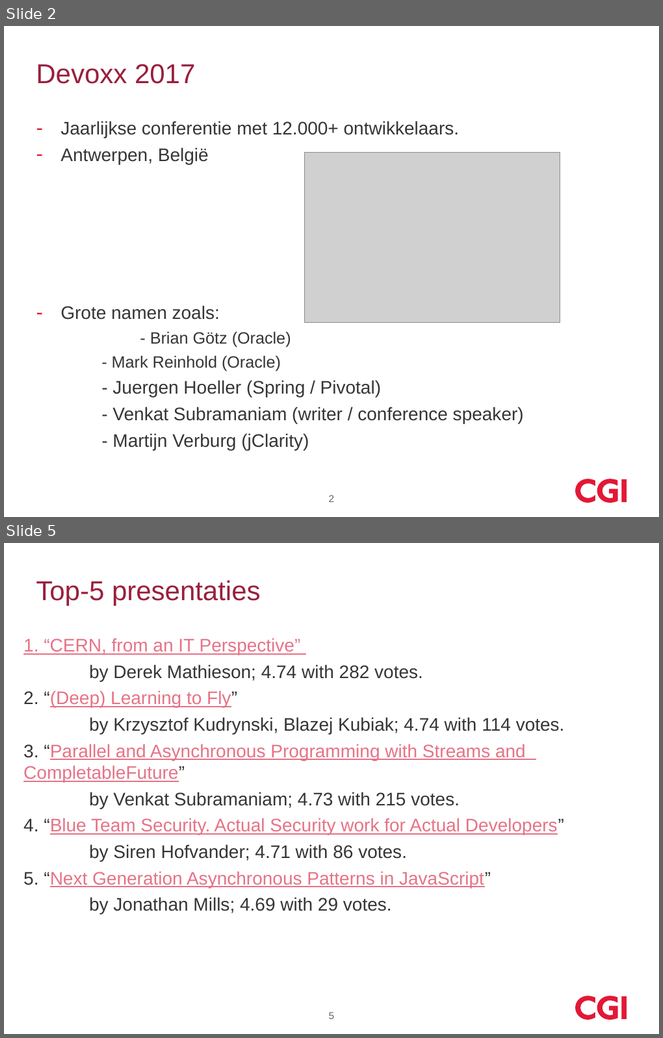
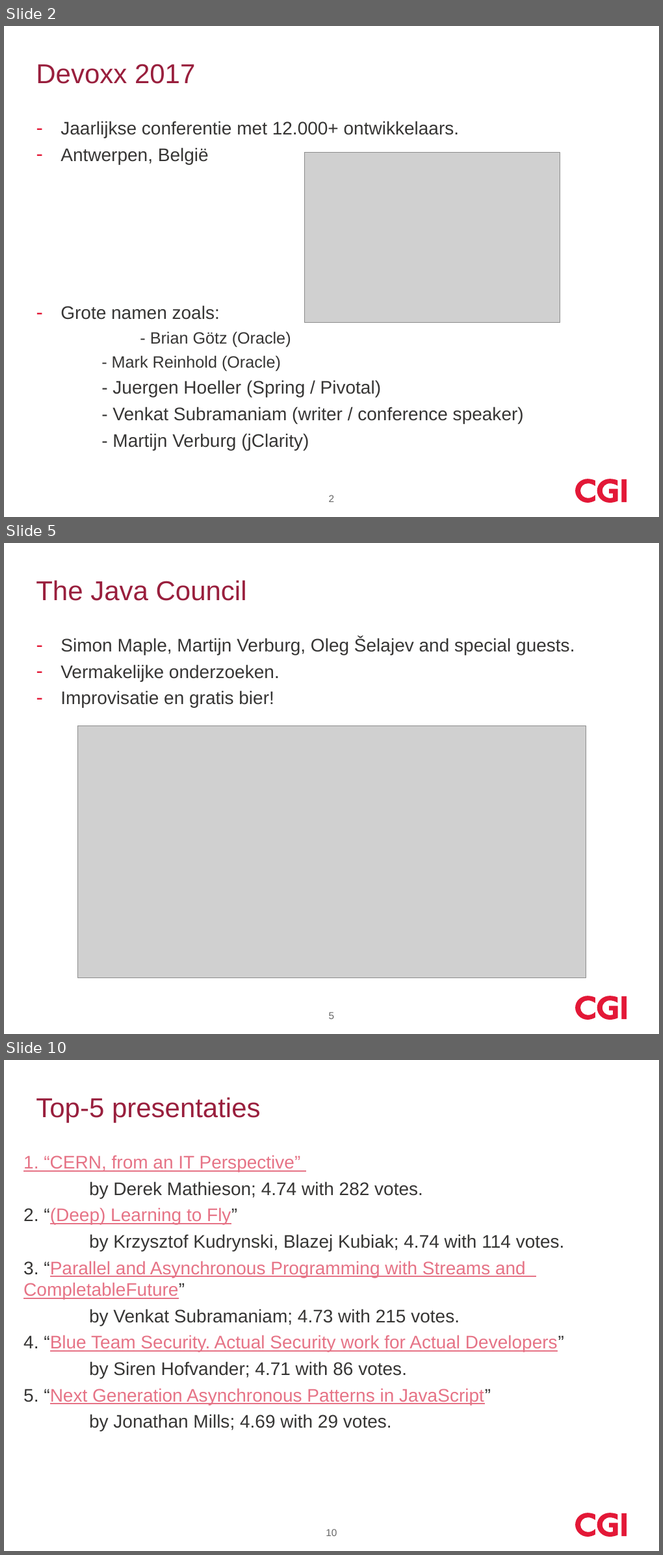
Before and after one commit to koosdrost/GeneralDir, a slide deck: devoxx_2017_cgi.pptx. Shown one above the other, each under a label of ours: slides 2 and 5 before the commit, slides 2, 5 and 10 after it; the slides between them are not shown. The pictures are 663x1038 and 663x1555 pixels, drawn with LibreOffice and Linux fonts; fonts in the diff are those of the drawing; grey boxes stand for pictures; background and template pictures are left out. Boxes give left, top, right and bottom in pixels: in the first picture for what was removed or moved away, otherwise in the second. Text is boxed around its words. In the diff, an @@ line names an element or a change of style, - is before the commit and + after.

```diff
--- a/devoxx_2017_cgi.pptx
+++ b/devoxx_2017_cgi.pptx
@@ slide 5 added at <box>4,543,659,1034</box>, background #FFFFFF; not listed: 3 template elements that a slide beside it also shows @@
@@ title added at <box>36,580,247,601</box>, 30 pt, text #991F3D @@
+The Java Council
@@ text added at <box>61,637,575,708</box>, 20 pt, text #363534 @@
+– Simon Maple, Martijn Verburg, Oleg Šelajev and special guests.
+– Vermakelijke onderzoeken.
+– Improvisatie en gratis bier!
@@ picture added at <box>77,726,586,978</box> @@
@@ page number added at <box>329,1012,335,1019</box>, 11 pt, text #666666 @@
+5
@@ what was slide 5 is now slide 10 @@
@@ page number at <box>326,1529,337,1536</box>: text changed @@
-5
+10
```
Also in this commit, not shown: 6 other slides added, 2 slides removed.
